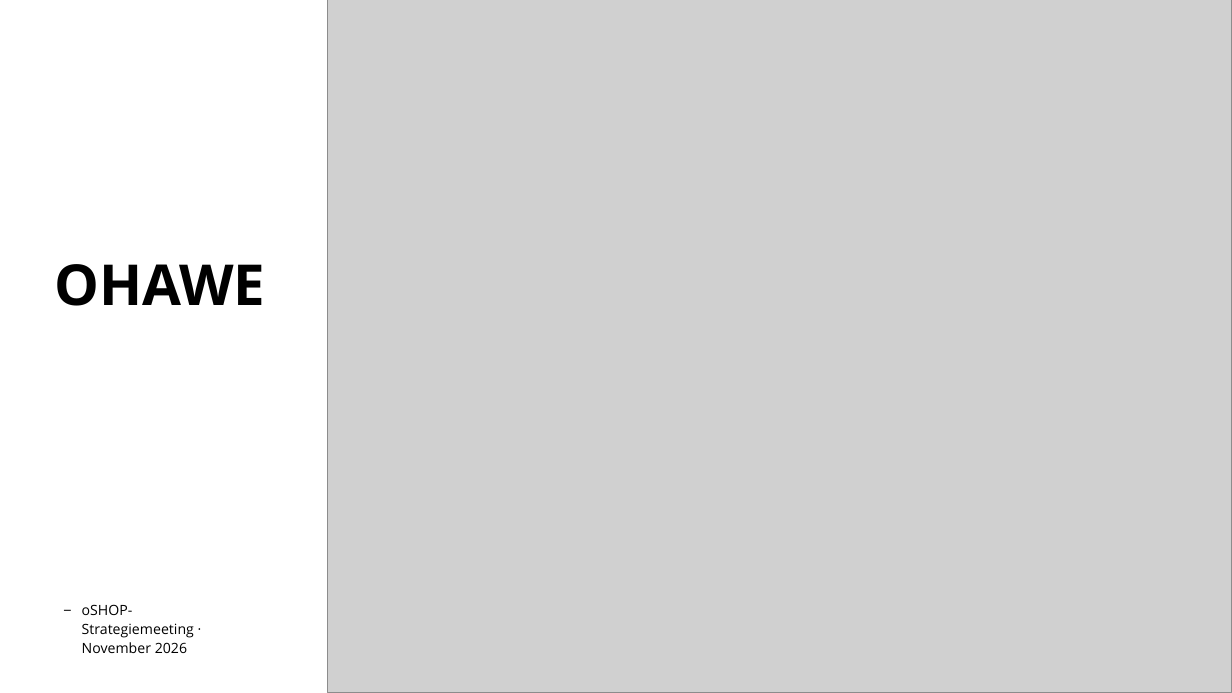
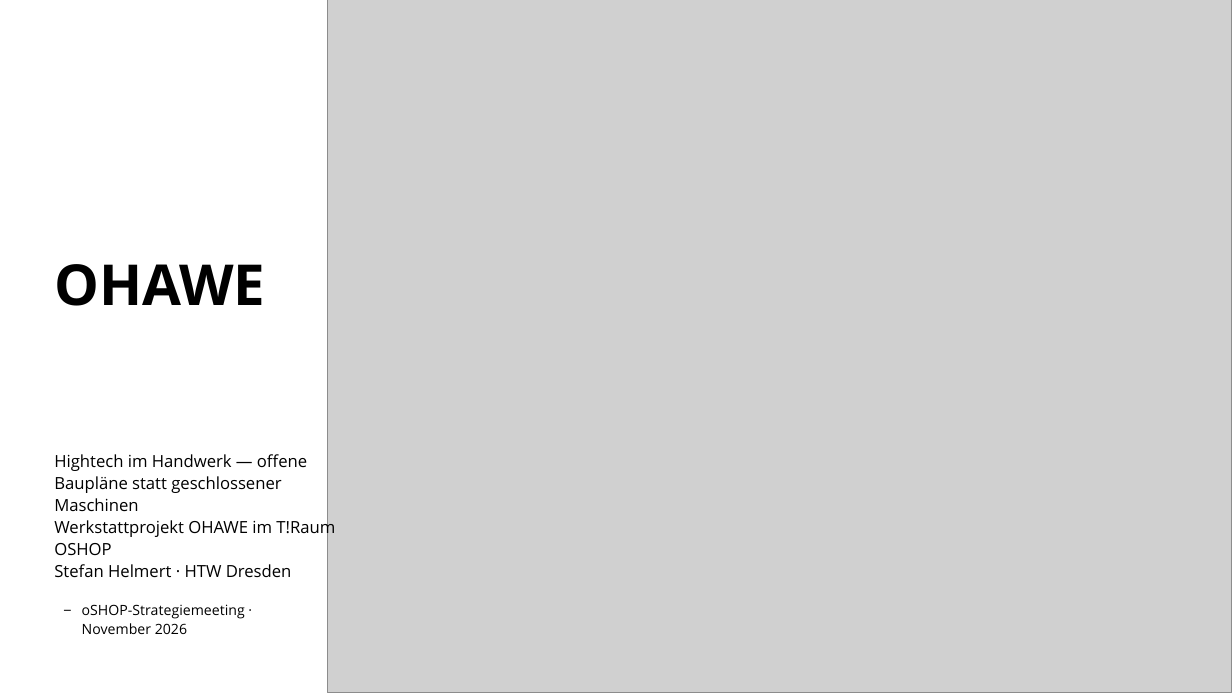
Before and after one commit to TheTesla/slides-oshop-strategieemeeting-ohawe, a slide deck: slide 1 of ohawe-strategie.pptx. Drawn at 1232x693 pixels with LibreOffice and Linux fonts; fonts in the diff are those of the drawing; grey boxes stand for pictures; background and template pictures are left out. Boxes give left, top, right and bottom in pixels: in the first picture for what was removed or moved away, otherwise in the second. Text is boxed around its words. In the diff, an @@ line names an element or a change of style, - is before the commit and + after.

```diff
--- a/ohawe-strategie.pptx
+++ b/ohawe-strategie.pptx
@@ text added at (54, 454, 335, 577), 13 pt, text #000000 @@
+Hightech im Handwerk — offene Baupläne statt geschlossener Maschinen
+  Werkstattprojekt OHAWE im T!Raum OSHOP
+  Stefan Helmert · HTW Dresden
@@ text "oSHOP-Strategiemeeting · November 2026" rewrapped from (82, 604, 194, 653) to (82, 604, 245, 634) @@
```
Also in this commit, not shown: 5 other slides changed, 1 other file.
